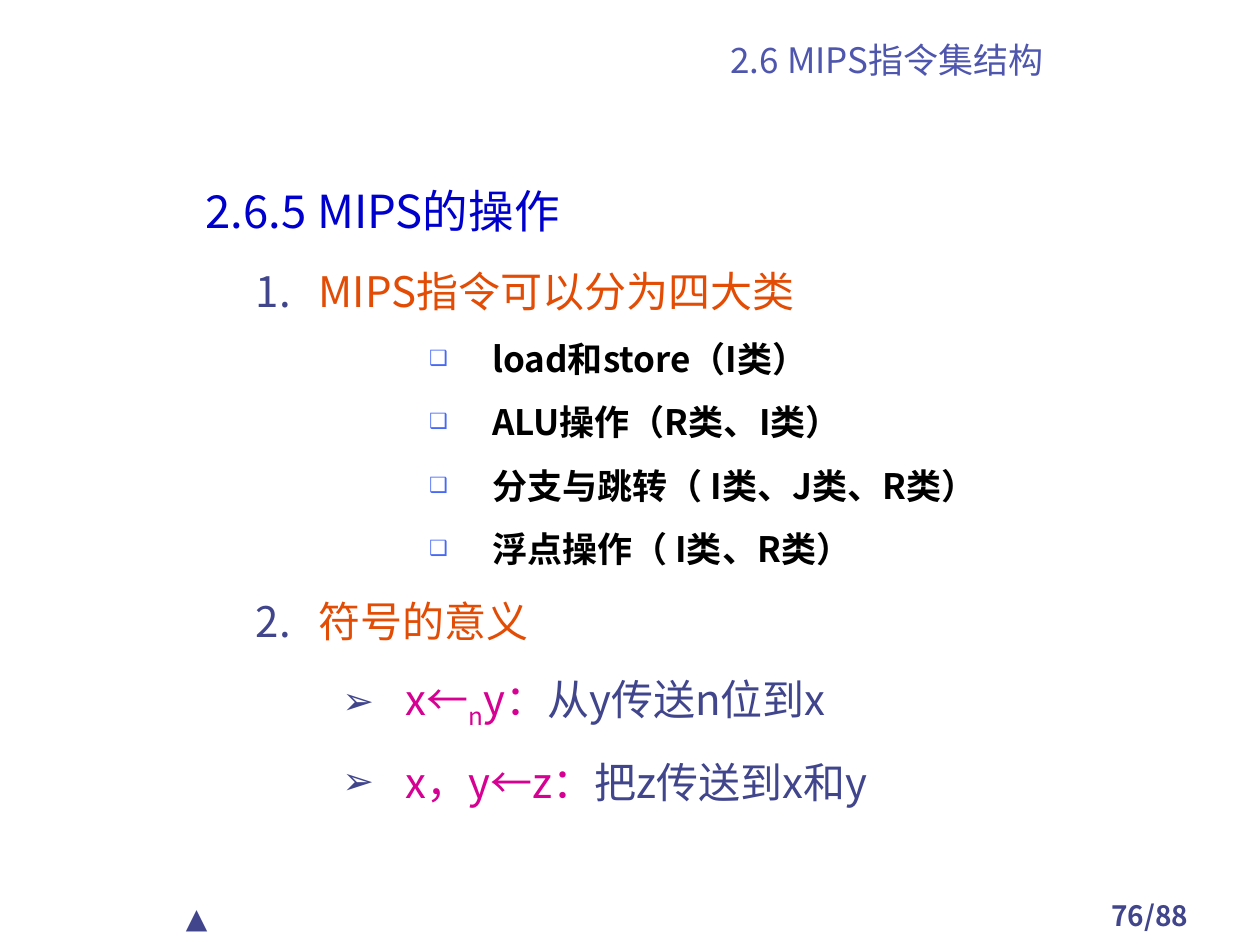
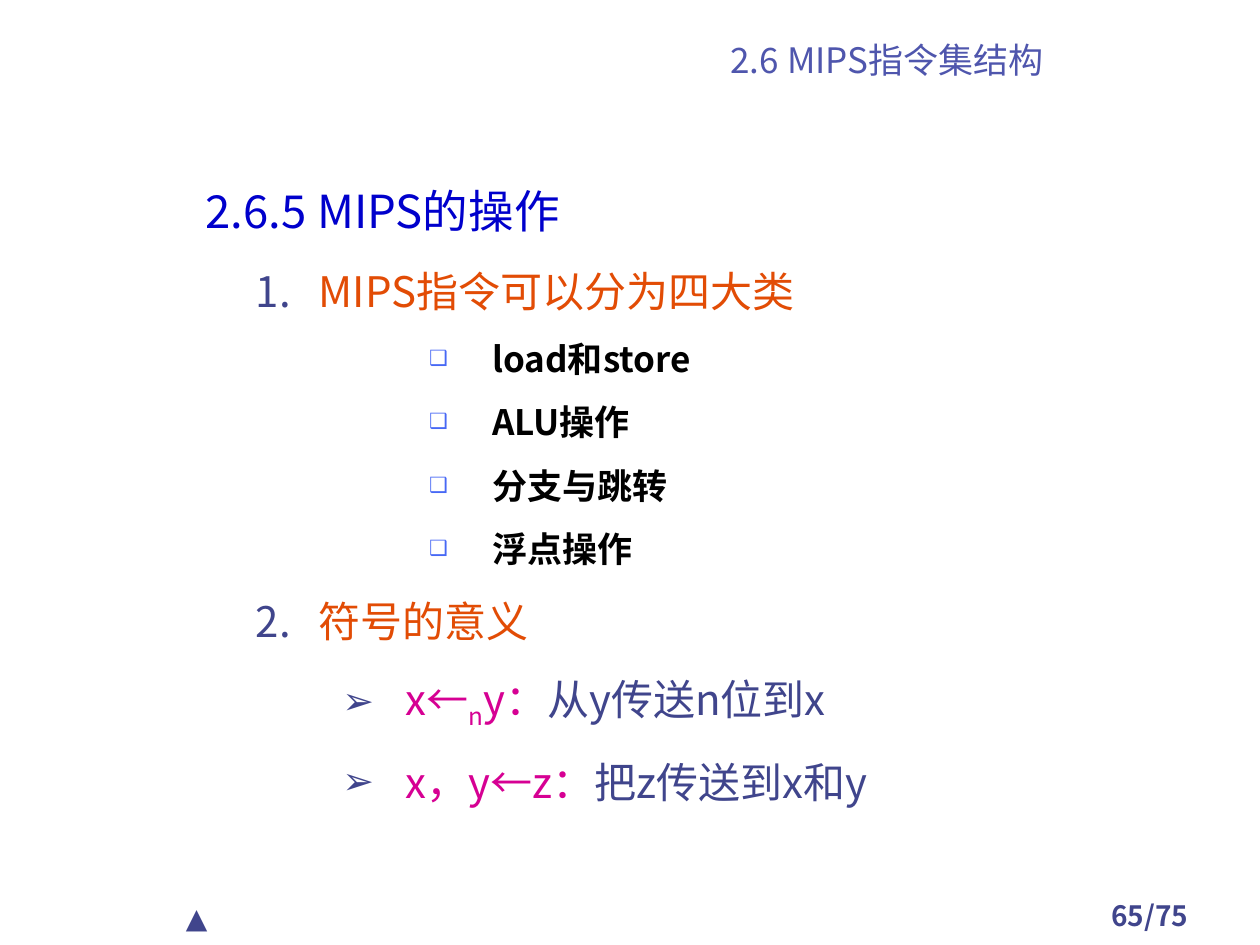
Before and after one commit to TangciuYueng/CA, a slide deck: slide 65 of 第2章 计算机指令集结构.ppt (slide 76 before the commit). Drawn at 1260x945 pixels with LibreOffice and Linux fonts; fonts in the diff are those of the drawing; background and template pictures are left out. Boxes give left, top, right and bottom in pixels: in the first picture for what was removed or moved away, otherwise in the second. Text is boxed around its words. In the diff, an @@ line names an element or a change of style, - is before the commit and + after.

```diff
--- a/第2章 计算机指令集结构.ppt
+++ b/第2章 计算机指令集结构.ppt
@@ text at bbox=[492, 342, 691, 566]: text changed @@
-    ❑ load和store（I类）
-    ❑ ALU操作（R类、I类）
-    ❑ 分支与跳转（ I类、J类、R类）
-    ❑ 浮点操作（ I类、R类）
+    ❑ load和store
+    ❑ ALU操作
+    ❑ 分支与跳转
+    ❑ 浮点操作
@@ page number at bbox=[1111, 903, 1188, 931]: text changed @@
-76/88
+65/75
```
Also in this commit, not shown: 47 other slides changed, 1 slide added, 13 slides removed, 17 other files.
